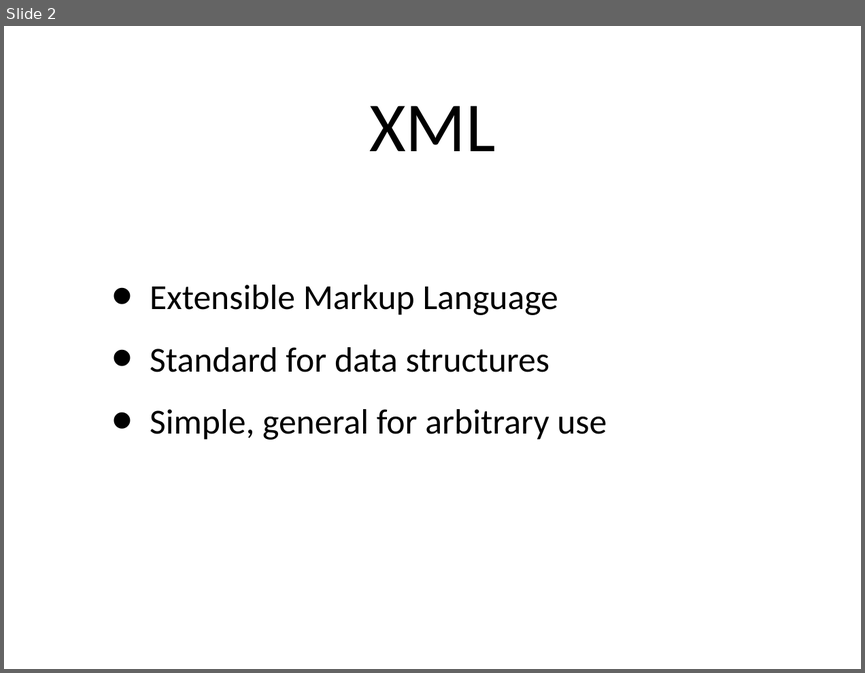
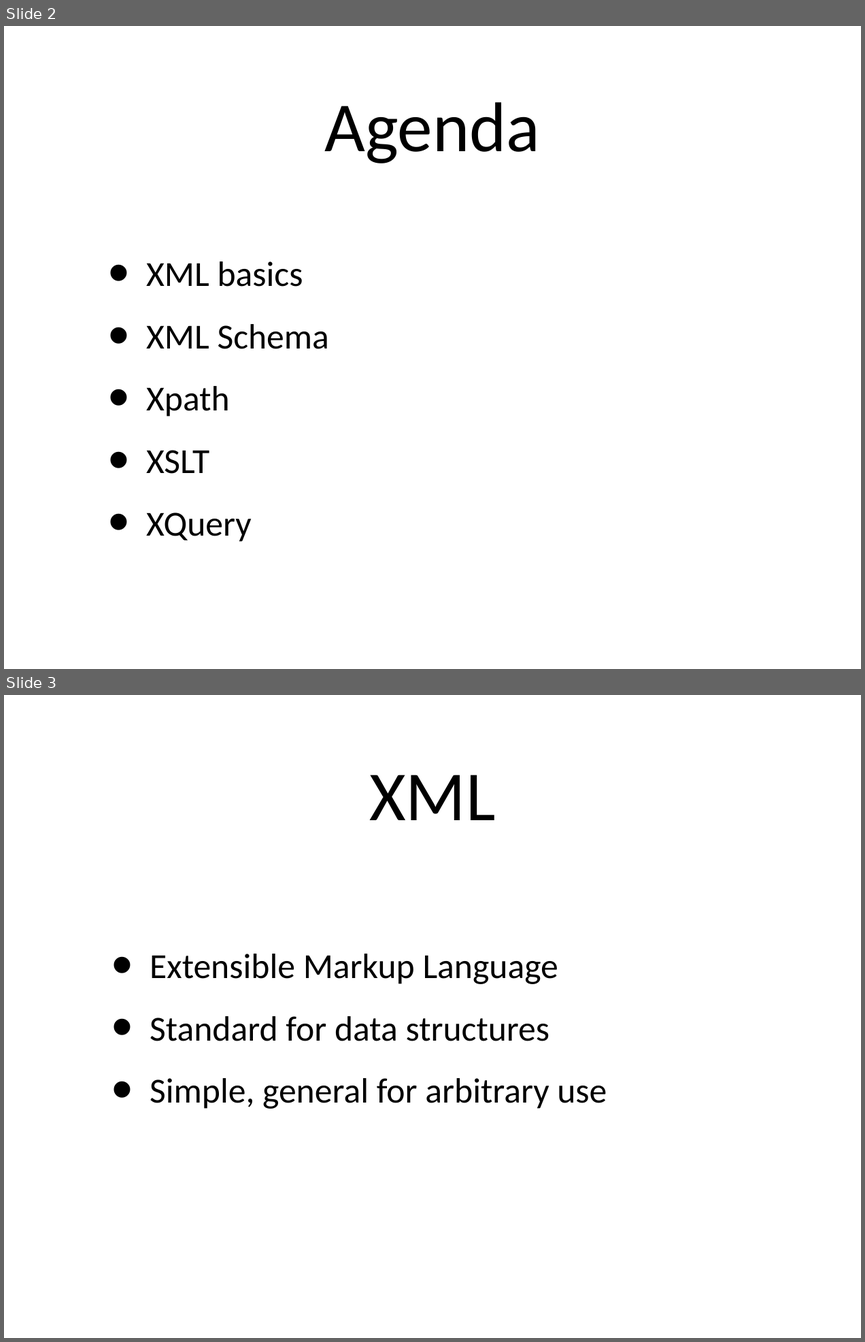
Before and after one commit to tathougies/zynx-se-bootcamp, a slide deck: xml/xml-schema-xpath.ppt. Shown one above the other, each under a label of ours: slide 2 before the commit, slides 2 and 3 after it. The pictures are 865x673 and 865x1342 pixels, drawn with LibreOffice and Linux fonts; fonts in the diff are those of the drawing. Boxes give left, top, right and bottom in pixels: in the first picture for what was removed or moved away, otherwise in the second. Text is boxed around its words. In the diff, an @@ line names an element or a change of style, - is before the commit and + after.

```diff
--- a/xml/xml-schema-xpath.ppt
+++ b/xml/xml-schema-xpath.ppt
@@ slide 2 added at [4, 26, 861, 669], background #FFFFFF @@
@@ title added at [324, 102, 540, 163], 84 pt, text #000000 @@
+Agenda
@@ text added at [146, 261, 329, 541], 42 pt, text #000000 @@
+• XML basics
+• XML Schema
+• Xpath
+• XSLT
+• XQuery
@@ what was slide 2 is now slide 3 @@
```
Also in this commit, not shown: 21 slides changed.
